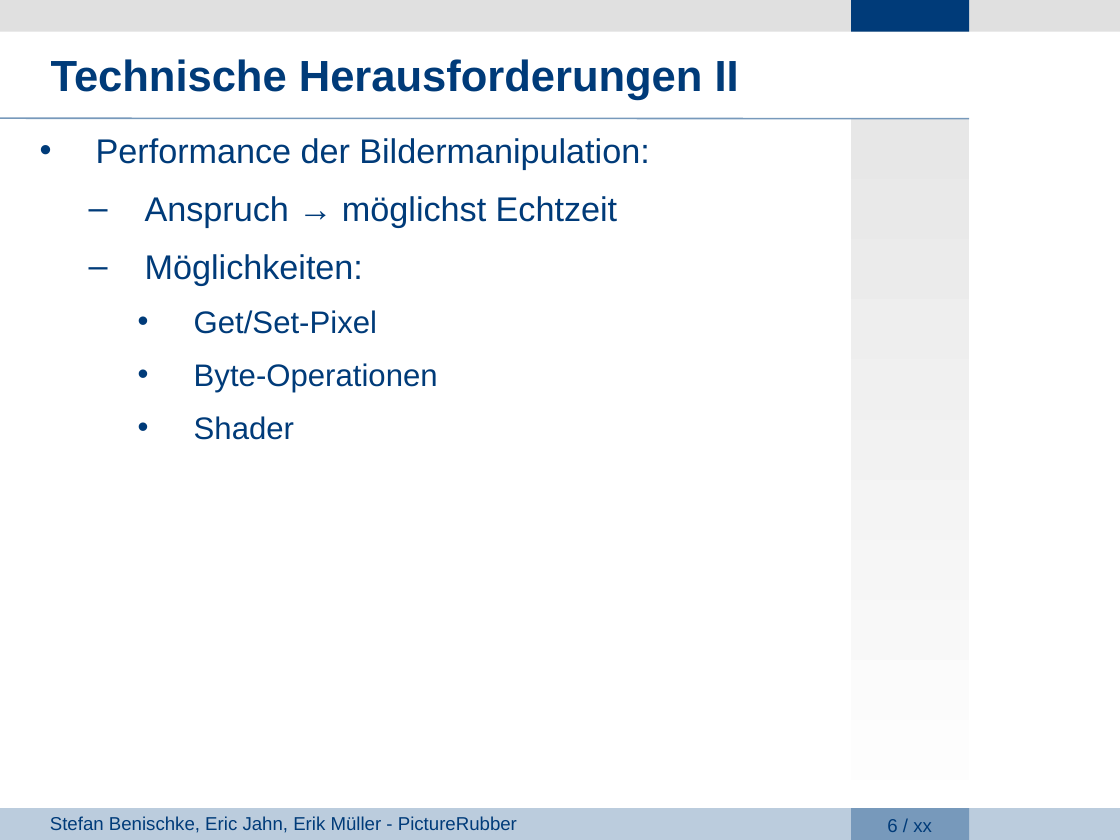
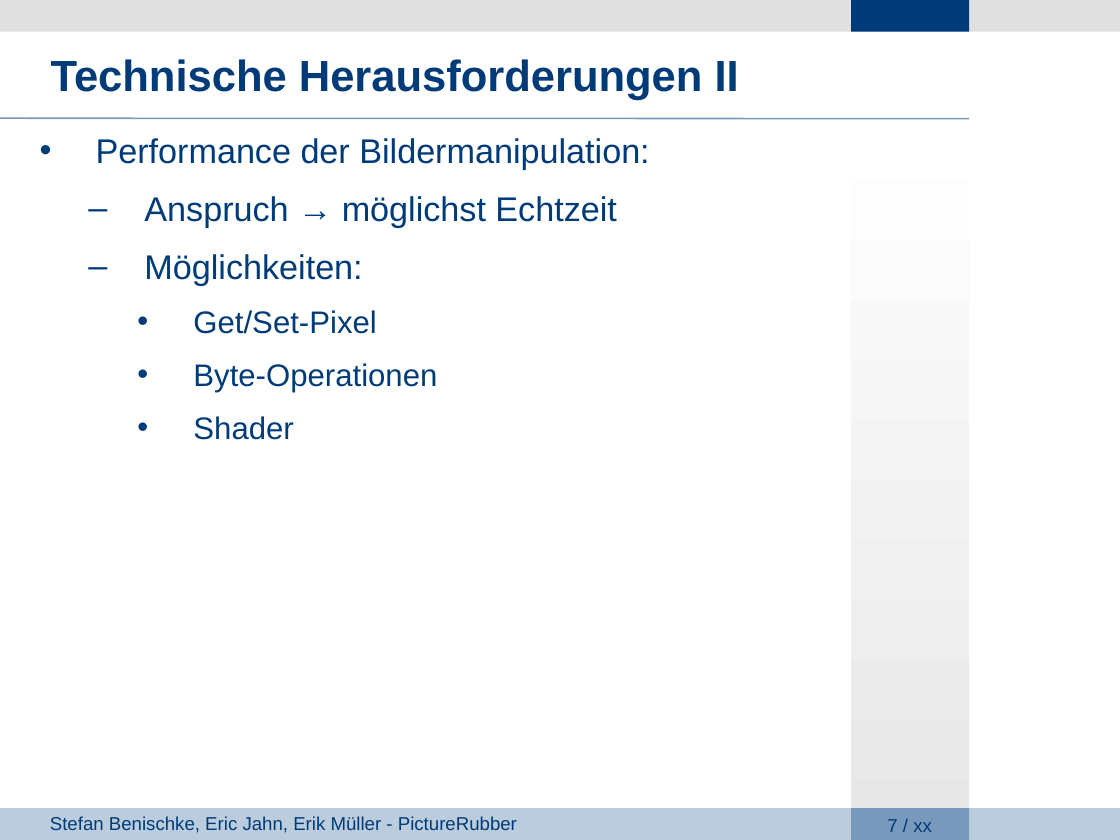
Before and after one commit to giuliarouge/picturerubber, a slide deck: slide 7 of Präsentation.ppt (slide 6 before the commit). Drawn at 1120x840 pixels with LibreOffice and Linux fonts; fonts in the diff are those of the drawing; background and template pictures are left out. Boxes give left, top, right and bottom in pixels: in the first picture for what was removed or moved away, otherwise in the second. Text is boxed around its words. In the diff, an @@ line names an element or a change of style, - is before the commit and + after.

```diff
--- a/Präsentation.ppt
+++ b/Präsentation.ppt
@@ rectangle at (851,119,969,840): fill gradient #E7E7E7 to #FFFFFF to gradient #FFFFFF to #E7E7E7 @@
@@ text "Performance der Bildermanipulation:" at (96,138,649,440): indent changed @@
@@ page number at (887,819,932,832): text changed @@
-6 / xx
+7 / xx
```
Also in this commit, not shown: 8 other slides changed, 1 slide added, 5 other files.
